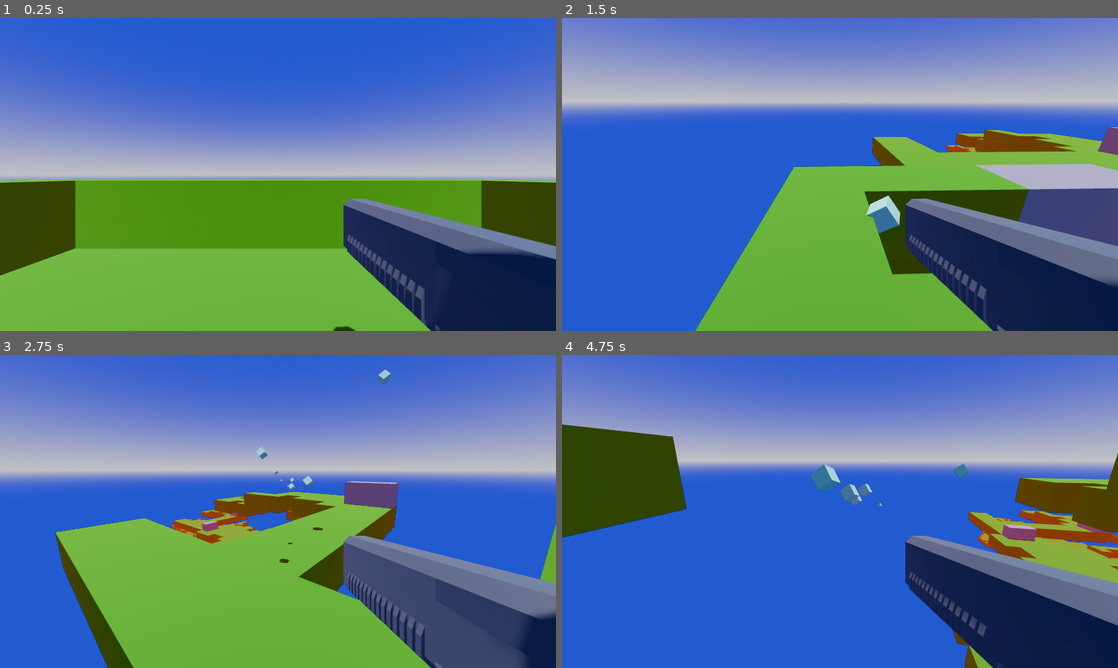
Above: before the commit, frames 1-4 (two rows, left to right).
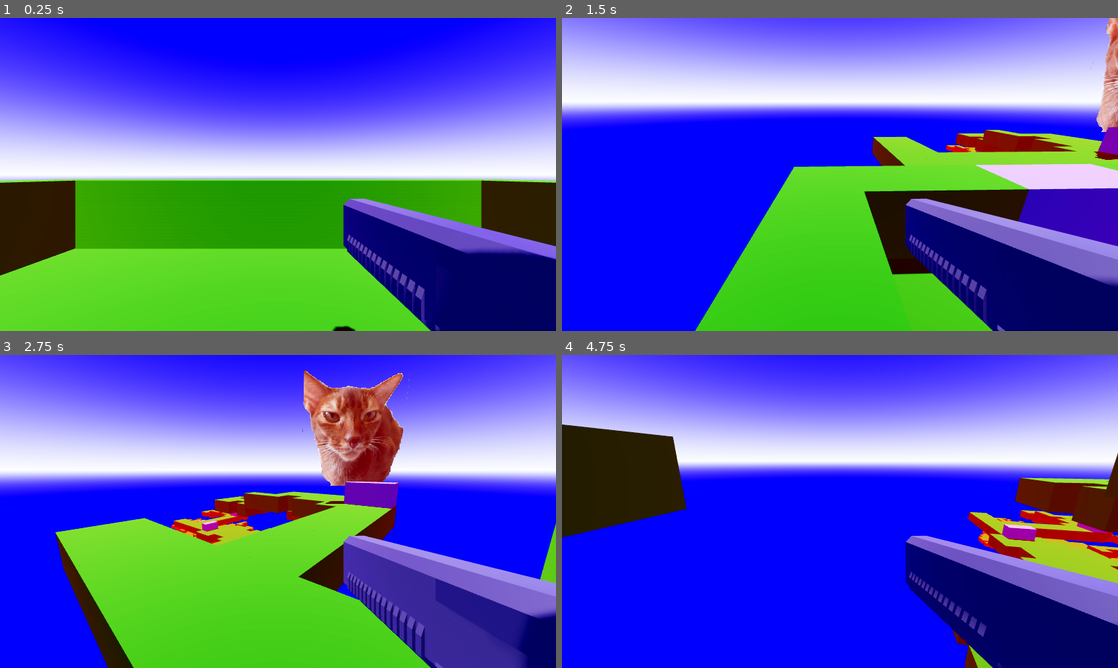
Above: after the commit, the same moments.

Repository: xxxxx-community/Cyber-3d-roguelike-godot-wild-jam-80
Game: Godot game, scene res://Scenes/game.tscn
Two runs of this game, one before a commit and one after it. Both use one fixed random seed, a clock stepped at 60 frames per second and the inputs below.
Inputs (mouse positions are in pixels of both pictures, inside the frame that each line leads up to):
- Up to frame 1 (0.25 s): no input
- Up to frame 2 (1.5 s): tap Enter (ui_accept) at 0.5, 0.77 s; move the mouse to (962, 158) at 0.52 s; hold Right (ui_right) 0.53-1.28 s; click (962, 158) at 0.67 s; move the mouse to (812, 174) at 1.27 s; hold Up (ui_up) from 1.28 s (still down); click (812, 174) at 1.42 s
- Up to frame 3 (2.75 s): keep holding Up (ui_up); tap Enter (ui_accept) at 1.52 s; move the mouse to (289, 505) at 2.02 s; click (289, 505) at 2.17 s
- Up to frame 4 (4.75 s): keep holding Up (ui_up); move the mouse to (834, 517) at 2.77 s; click (834, 517) at 2.92 s; tap Enter (ui_accept) at 3.02, 3.77, 4.52 s; move the mouse to (878, 514) at 3.52 s; click (878, 514) at 3.67 s; move the mouse to (795, 508) at 4.27 s; click (795, 508) at 4.42 s

The runs differ from the first frame. In frame 1, 100% of the frame differs, in the area x 0-100%, y 0-100%; in frame 2, 100%; in frame 3, 100%; in frame 4, 100%.

Commit message:
огонь/чёрная дыра

Diff:
--- /dev/null
+++ b/Assets/test.tres
@@ -0,0 +1,33 @@
+[gd_resource type="ParticleProcessMaterial" load_steps=5 format=3 uid="uid://4k75y5aqbcl0"]
+
+[sub_resource type="Gradient" id="Gradient_827lf"]
+interpolation_mode = 2
+offsets = PackedFloat32Array(0.01875, 0.0722892, 0.433735, 0.716867, 1)
+colors = PackedColorArray(0.26, 0.0693333, 0, 1, 0.686275, 0.188235, 0, 1, 0.78, 0.286, 0, 1, 1, 0.0784314, 0, 0.447059, 0.25098, 0.25098, 0.25098, 0)
+
+[sub_resource type="GradientTexture1D" id="GradientTexture1D_2374g"]
+gradient = SubResource("Gradient_827lf")
+
+[sub_resource type="Curve" id="Curve_6kan7"]
+_data = [Vector2(0, 1), 0.0, 1.4, 0, 0, Vector2(0.994318, 0), 0.0, 0.0, 0, 0]
+point_count = 2
+
+[sub_resource type="CurveTexture" id="CurveTexture_3g7oh"]
+curve = SubResource("Curve_6kan7")
+
+[resource]
+emission_shape = 2
+emission_sphere_radius = 0.25
+direction = Vector3(0, 1, 0)
+spread = 3.5
+initial_velocity_min = 1.0
+initial_velocity_max = 4.0
+angular_velocity_max = 360.0
+gravity = Vector3(0, 0, 0)
+damping_min = 2.0
+damping_max = 2.0
+scale_min = 0.1
+scale_max = 0.8
+scale_curve = SubResource("CurveTexture_3g7oh")
+color = Color(4, 4, 4, 1)
+color_ramp = SubResource("GradientTexture1D_2374g")
--- a/Scenes/Characters/Player/player.gd
+++ b/Scenes/Characters/Player/player.gd
@@ -4,6 +4,8 @@
 
 @onready var body   : MeshInstance3D = get_node(^"Body")
 @onready var camera : Camera3D = get_node(^"%Camera3D")
+@onready var animation_player: AnimationPlayer = $AnimationPlayer
+
 
 func _input(event) -> void:
 	# Прыжок
@@ -27,11 +29,14 @@
 	camera.rotation.x = clamp(camera.rotation.x, deg_to_rad(-90), deg_to_rad(90))
 
 func _process(_delta: float) -> void:
-	if Input.is_mouse_button_pressed(MOUSE_BUTTON_LEFT) and $DleayShoot.is_stopped():
-		$DleayShoot.start()
-		var new_bullet : Area3D = BULLET_SCENE.instantiate()
-		get_tree().current_scene.add_child(new_bullet)
-		$AnimationPlayer.current_animation = "recoil"
-		# Получаем направление взгляда игрока (вперед от камеры)
-		var shoot_direction : Vector3 = -camera.global_transform.basis.z.normalized()
-		new_bullet.launch(%Marker3D.global_position, shoot_direction, 20)
+	if Input.is_mouse_button_pressed(MOUSE_BUTTON_LEFT) and not animation_player.is_playing():
+		animation_player.play(&"recoil")
+		shoot()
+
+
+func shoot() -> void:
+	var new_bullet : Area3D = BULLET_SCENE.instantiate()
+	get_tree().current_scene.add_child(new_bullet)
+	# Получаем направление взгляда игрока (вперед от камеры)
+	var shoot_direction : Vector3 = -camera.global_transform.basis.z.normalized()
+	new_bullet.launch(%Marker3D.global_position, shoot_direction, 5, 0.1)
--- a/Scenes/Characters/Player/player.tscn
+++ b/Scenes/Characters/Player/player.tscn
@@ -46,11 +46,7 @@
 &"": SubResource("AnimationLibrary_qqvsf")
 }
 
-[node name="DleayShoot" type="Timer" parent="." index="2"]
-wait_time = 0.1
-one_shot = true
-
-[node name="Body" type="MeshInstance3D" parent="." index="3"]
+[node name="Body" type="MeshInstance3D" parent="." index="2"]
 mesh = SubResource("CapsuleMesh_lyjr2")
 metadata/_edit_lock_ = true
 
--- a/Scenes/Characters/character.gd
+++ b/Scenes/Characters/character.gd
@@ -5,6 +5,10 @@
 const JUMP_VELOCITY     : float = 5.5
 const MOUSE_SENSITIVITY : float = 0.01
 const FRICTION          : float = 0.1
+
+@export var max_health_ponts: int = 5
+@export var health_ponts: int = 5: set = set_hp
+signal hp_changed(new_hp)
 
 var move_direction : Vector3
 
@@ -29,3 +33,7 @@
 
 		if global_position.y < -50:
 			velocity.y = JUMP_VELOCITY * 7
+
+func set_hp(new_hp: int) -> void:
+	health_ponts = clamp(new_hp, 0, max_health_ponts)
+	emit_signal("hp_changed", health_ponts)
--- /dev/null
+++ b/Scenes/ECS/black_hole_component.gd
@@ -0,0 +1,13 @@
+extends Component
+
+
+func _ready() -> void:
+	parent_projectile.deading = false
+	$GPUParticles3D.emitting = false
+
+func stop() -> void:
+	$GPUParticles3D.emitting = true
+	await get_tree().create_timer(10).timeout
+	$GPUParticles3D.emitting = false
+	await get_tree().create_timer(2).timeout
+	parent_projectile.queue_free()
--- /dev/null
+++ b/Scenes/ECS/black_hole_component.tscn
@@ -0,0 +1,51 @@
+[gd_scene load_steps=8 format=3 uid="uid://chmc3a45b6xl4"]
+
+[ext_resource type="PackedScene" uid="uid://bpfv7iyb2l0t4" path="res://Scenes/ECS/component.tscn" id="1_jq2md"]
+[ext_resource type="Script" uid="uid://4ucvqr8260lh" path="res://Scenes/ECS/black_hole_component.gd" id="2_nl14n"]
+
+[sub_resource type="Gradient" id="Gradient_nl14n"]
+colors = PackedColorArray(0, 0, 0, 1, 0.466667, 0, 1, 1)
+
+[sub_resource type="GradientTexture1D" id="GradientTexture1D_ot0tg"]
+gradient = SubResource("Gradient_nl14n")
+
+[sub_resource type="ParticleProcessMaterial" id="ParticleProcessMaterial_nl14n"]
+direction = Vector3(0, 1, 0)
+initial_velocity_min = 1.0
+initial_velocity_max = 5.0
+angular_velocity_min = -1.60933e-05
+angular_velocity_max = 180.0
+gravity = Vector3(0, -4, 0)
+tangential_accel_min = 3.0
+tangential_accel_max = 3.0
+scale_min = 0.1
+scale_max = 0.6
+color_ramp = SubResource("GradientTexture1D_ot0tg")
+turbulence_enabled = true
+turbulence_noise_scale = 2.0
+turbulence_noise_speed_random = 4.0
+turbulence_influence_min = 0.0
+turbulence_influence_max = 1.0
+turbulence_initial_displacement_min = -100.0
+turbulence_initial_displacement_max = 100.0
+
+[sub_resource type="StandardMaterial3D" id="StandardMaterial3D_nl14n"]
+transparency = 1
+shading_mode = 0
+vertex_color_use_as_albedo = true
+albedo_color = Color(0.2, 0.2, 0.2, 1)
+
+[sub_resource type="BoxMesh" id="BoxMesh_ot0tg"]
+material = SubResource("StandardMaterial3D_nl14n")
+
+[node name="BlackHoleComponent" instance=ExtResource("1_jq2md")]
+script = ExtResource("2_nl14n")
+
+[node name="GPUParticles3D" type="GPUParticles3D" parent="." index="0"]
+amount = 1000
+lifetime = 1.5
+fixed_fps = 0
+interpolate = false
+draw_order = 1
+process_material = SubResource("ParticleProcessMaterial_nl14n")
+draw_pass_1 = SubResource("BoxMesh_ot0tg")
--- /dev/null
+++ b/Scenes/ECS/component.gd
@@ -0,0 +1,11 @@
+class_name Component extends Node3D
+
+
+@onready var parent_projectile : Area3D = get_parent().get_parent()
+
+func stop() -> void:
+	if has_node("GPUParticles3D"):
+		$GPUParticles3D.emitting = false
+
+	if has_node("Timer"):
+		$Timer.one_shot = true
--- /dev/null
+++ b/Scenes/ECS/component.tscn
@@ -0,0 +1,6 @@
+[gd_scene load_steps=2 format=3 uid="uid://bpfv7iyb2l0t4"]
+
+[ext_resource type="Script" uid="uid://bo30dubkson1b" path="res://Scenes/ECS/component.gd" id="1_pg4st"]
+
+[node name="Component" type="Node3D"]
+script = ExtResource("1_pg4st")
--- /dev/null
+++ b/Scenes/ECS/component_dublicate.gd
@@ -0,0 +1,8 @@
+extends Component
+
+
+func _on_timer_timeout() -> void:
+	var new_bullet : Area3D = parent_projectile.duplicate()
+	get_tree().current_scene.add_child(new_bullet)
+	new_bullet.get_node(^"Components/ComponentDublicate/Timer").start()
+	new_bullet.launch(global_position, parent_projectile.rotation, parent_projectile.projectile_speed, 0.3)
--- /dev/null
+++ b/Scenes/ECS/component_dublicate.tscn
@@ -0,0 +1,13 @@
+[gd_scene load_steps=3 format=3 uid="uid://ce5hqcfmounur"]
+
+[ext_resource type="PackedScene" uid="uid://bpfv7iyb2l0t4" path="res://Scenes/ECS/component.tscn" id="1_1xcmq"]
+[ext_resource type="Script" uid="uid://b8xwjlpptm6n2" path="res://Scenes/ECS/component_dublicate.gd" id="2_2febx"]
+
+[node name="ComponentDublicate" instance=ExtResource("1_1xcmq")]
+script = ExtResource("2_2febx")
+
+[node name="Timer" type="Timer" parent="." index="0"]
+one_shot = true
+autostart = true
+
+[connection signal="timeout" from="Timer" to="." method="_on_timer_timeout"]
--- /dev/null
+++ b/Scenes/ECS/fire_component.tscn
@@ -0,0 +1,23 @@
+[gd_scene load_steps=5 format=3 uid="uid://br3klqiaductd"]
+
+[ext_resource type="PackedScene" uid="uid://bpfv7iyb2l0t4" path="res://Scenes/ECS/component.tscn" id="1_2dtju"]
+[ext_resource type="Material" uid="uid://4k75y5aqbcl0" path="res://Assets/test.tres" id="2_1q7yw"]
+
+[sub_resource type="StandardMaterial3D" id="StandardMaterial3D_1q7yw"]
+transparency = 1
+shading_mode = 0
+vertex_color_use_as_albedo = true
+albedo_color = Color(0.27, 0.27, 0.27, 1)
+
+[sub_resource type="BoxMesh" id="BoxMesh_xu1d6"]
+material = SubResource("StandardMaterial3D_1q7yw")
+size = Vector3(0.25, 0.25, 0.25)
+
+[node name="FireComponent" instance=ExtResource("1_2dtju")]
+
+[node name="GPUParticles3D" type="GPUParticles3D" parent="." index="0"]
+amount = 125
+fixed_fps = 0
+interpolate = false
+process_material = ExtResource("2_1q7yw")
+draw_pass_1 = SubResource("BoxMesh_xu1d6")
--- a/Scenes/ECS/freezing_component.tscn
+++ b/Scenes/ECS/freezing_component.tscn
@@ -1,25 +1,35 @@
-[gd_scene load_steps=4 format=3 uid="uid://dww8lkrlbtp4i"]
+[gd_scene load_steps=7 format=3 uid="uid://lt1hkjpkn4e0"]
 
-[sub_resource type="StandardMaterial3D" id="StandardMaterial3D_pe6lv"]
+[ext_resource type="PackedScene" uid="uid://bpfv7iyb2l0t4" path="res://Scenes/ECS/component.tscn" id="1_jv3wo"]
+
+[sub_resource type="Curve" id="Curve_jv3wo"]
+_data = [Vector2(0, 1), 0.0, 1.4, 0, 0, Vector2(0.994318, 0), 0.0, 0.0, 0, 0]
+point_count = 2
+
+[sub_resource type="CurveTexture" id="CurveTexture_jv3wo"]
+curve = SubResource("Curve_jv3wo")
+
+[sub_resource type="ParticleProcessMaterial" id="ParticleProcessMaterial_jv3wo"]
+spread = 180.0
+initial_velocity_min = 2.5
+initial_velocity_max = 2.5
+gravity = Vector3(0, 0, 0)
+radial_accel_min = -5.0
+radial_accel_max = -5.0
+scale_min = 0.5
+scale_max = 2.5
+scale_curve = SubResource("CurveTexture_jv3wo")
+
+[sub_resource type="StandardMaterial3D" id="StandardMaterial3D_bc7x3"]
 albedo_color = Color(0.521569, 1, 0.776471, 1)
 
 [sub_resource type="BoxMesh" id="BoxMesh_jv3wo"]
-material = SubResource("StandardMaterial3D_pe6lv")
+material = SubResource("StandardMaterial3D_bc7x3")
 size = Vector3(0.1, 0.1, 0.1)
 
-[sub_resource type="Curve" id="Curve_pe6lv"]
-_data = [Vector2(0, 1), 0.0, 1.4, 0, 0, Vector2(0.994318, 0), 0.0, 0.0, 0, 0]
-point_count = 2
+[node name="FreezingComponent" instance=ExtResource("1_jv3wo")]
 
-[node name="FreezingComponent" type="CPUParticles3D"]
+[node name="GPUParticles3D" type="GPUParticles3D" parent="." index="0"]
 amount = 20
-mesh = SubResource("BoxMesh_jv3wo")
-spread = 180.0
-gravity = Vector3(0, 0, 0)
-initial_velocity_min = 2.5
-initial_velocity_max = 2.5
-radial_accel_min = -5.0
-radial_accel_max = -5.0
-scale_amount_min = 0.25
-scale_amount_max = 2.5
-scale_amount_curve = SubResource("Curve_pe6lv")
+process_material = SubResource("ParticleProcessMaterial_jv3wo")
+draw_pass_1 = SubResource("BoxMesh_jv3wo")
--- a/Scenes/Projectiles/projectile.gd
+++ b/Scenes/Projectiles/projectile.gd
@@ -4,15 +4,37 @@
 @onready var mesh_instance_3d : MeshInstance3D = $MeshInstance3D
 @onready var collision_shape_3d : CollisionShape3D = $CollisionShape3D
 
-
 var move_direction : Vector3
 var projectile_speed : int
+var deading : bool = true
 
-func launch(pos : Vector3, dir : Vector3 = Vector3.ZERO, speed : int = 10):
+func launch(pos : Vector3, dir : Vector3 = Vector3.ZERO, speed : int = 10, spread_angle : float = 0.0):
 	position = pos
 	move_direction = dir
 	projectile_speed = speed
+
+	  # Применяем разброс к направлению
+	if spread_angle > 0:
+		move_direction = _apply_spread(dir, spread_angle).normalized()
+	else:
+		move_direction = dir.normalized()
 	rotation = dir
+
+# Применяем случайное отклонение к направлению
+func _apply_spread(base_dir: Vector3, angle: float) -> Vector3:
+	# Создаем случайное отклонение в пределах конуса
+	var random_angle_x : float = randf_range(-angle, angle)
+	var random_angle_y : float = randf_range(-angle, angle)
+
+	# Создаем базовую ориентацию
+	var basis : Basis = Basis()
+
+	# Поворачиваем вокруг осей
+	basis = basis.rotated(Vector3.RIGHT, random_angle_x)
+	basis = basis.rotated(Vector3.UP, random_angle_y)
+
+	# Применяем поворот к исходному направлению
+	return basis * base_dir
 
 func _physics_process(delta):
 	position += move_direction * projectile_speed * delta
@@ -21,7 +43,11 @@
 	if body.name != "Player":
 		mesh_instance_3d.hide()
 		collision_shape_3d.set_deferred("disabled", true)
-		for effect in $Effects.get_children():
-			effect.emitting = false
-		await get_tree().create_timer(0.4).timeout
-		queue_free()
+		projectile_speed = 0
+
+		for comp in $Components.get_children():
+			comp.stop()
+
+		if deading:
+			await get_tree().create_timer(1).timeout
+			queue_free()
--- a/Scenes/Projectiles/projectile.tscn
+++ b/Scenes/Projectiles/projectile.tscn
@@ -1,7 +1,7 @@
 [gd_scene load_steps=5 format=3 uid="uid://c0mmlivrbu315"]
 
 [ext_resource type="Script" uid="uid://dwyefov2uektv" path="res://Scenes/Projectiles/projectile.gd" id="1_2re41"]
-[ext_resource type="PackedScene" uid="uid://dww8lkrlbtp4i" path="res://Scenes/ECS/freezing_component.tscn" id="2_aihi3"]
+[ext_resource type="PackedScene" uid="uid://chmc3a45b6xl4" path="res://Scenes/ECS/black_hole_component.tscn" id="2_aihi3"]
 
 [sub_resource type="SphereMesh" id="SphereMesh_1bece"]
 
@@ -9,6 +9,10 @@
 
 [node name="Projectile" type="Area3D"]
 script = ExtResource("1_2re41")
+
+[node name="Components" type="Node3D" parent="."]
+
+[node name="BlackHoleComponent" parent="Components" instance=ExtResource("2_aihi3")]
 
 [node name="MeshInstance3D" type="MeshInstance3D" parent="."]
 transform = Transform3D(0.1, 0, 0, 0, 0.1, 0, 0, 0, 0.1, 0, 0, 0)
@@ -18,8 +22,4 @@
 transform = Transform3D(0.1, 0, 0, 0, 0.1, 0, 0, 0, 0.1, 0, 0, 0)
 shape = SubResource("SphereShape3D_1bece")
 
-[node name="Effects" type="Node3D" parent="."]
-
-[node name="FreezingComponent" parent="Effects" instance=ExtResource("2_aihi3")]
-
 [connection signal="body_entered" from="." to="." method="_on_body_entered"]
--- a/Scenes/game.tscn
+++ b/Scenes/game.tscn
@@ -12,7 +12,7 @@
 [sub_resource type="Environment" id="Environment_3dryh"]
 background_mode = 2
 sky = SubResource("Sky_wowpa")
-tonemap_mode = 4
+tonemap_mode = 3
 ssr_enabled = true
 ssr_max_steps = 56
 ssao_enabled = true
@@ -47,4 +47,4 @@
 transform = Transform3D(1, 0, 0, 0, 1, 0, 0, 0, 1, 0, 2, 0)
 
 [node name="Sonya" parent="." instance=ExtResource("2_qxrlw")]
-transform = Transform3D(1, 0, 0, 0, 1, 0, 0, 0, 1, 9.05323, 12.7706, 3.18002)
+transform = Transform3D(1, 0, 0, 0, 1, 0, 0, 0, 1, -8.94677, 12.7706, 9.18002)
Binary file added: Assets/smoke_05.png
Not shown, added: Assets/smoke_05.png.import
Not shown, added: Scenes/ECS/black_hole_component.gd.uid
Not shown, added: Scenes/ECS/component.gd.uid
Not shown, added: Scenes/ECS/component_dublicate.gd.uid
